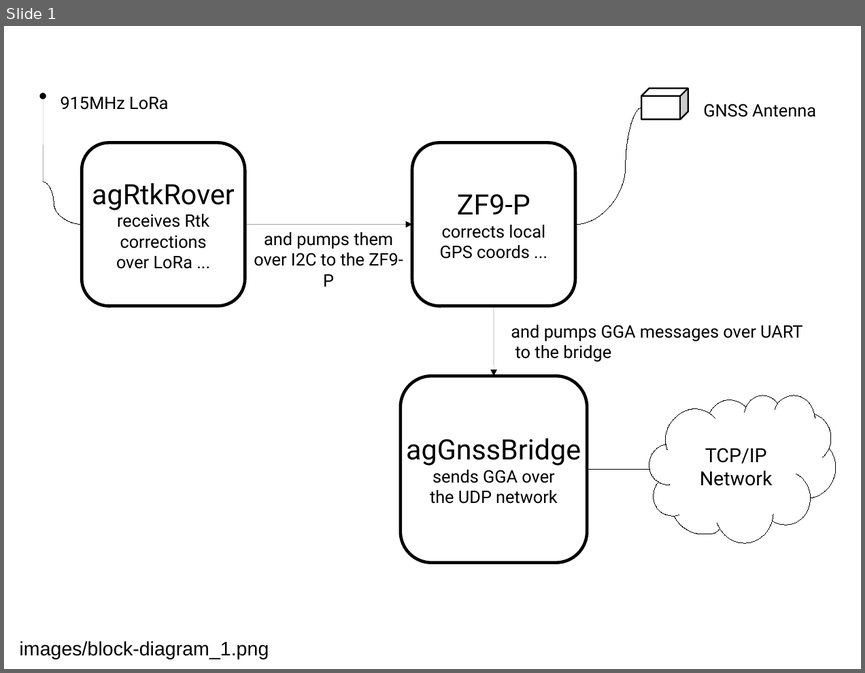
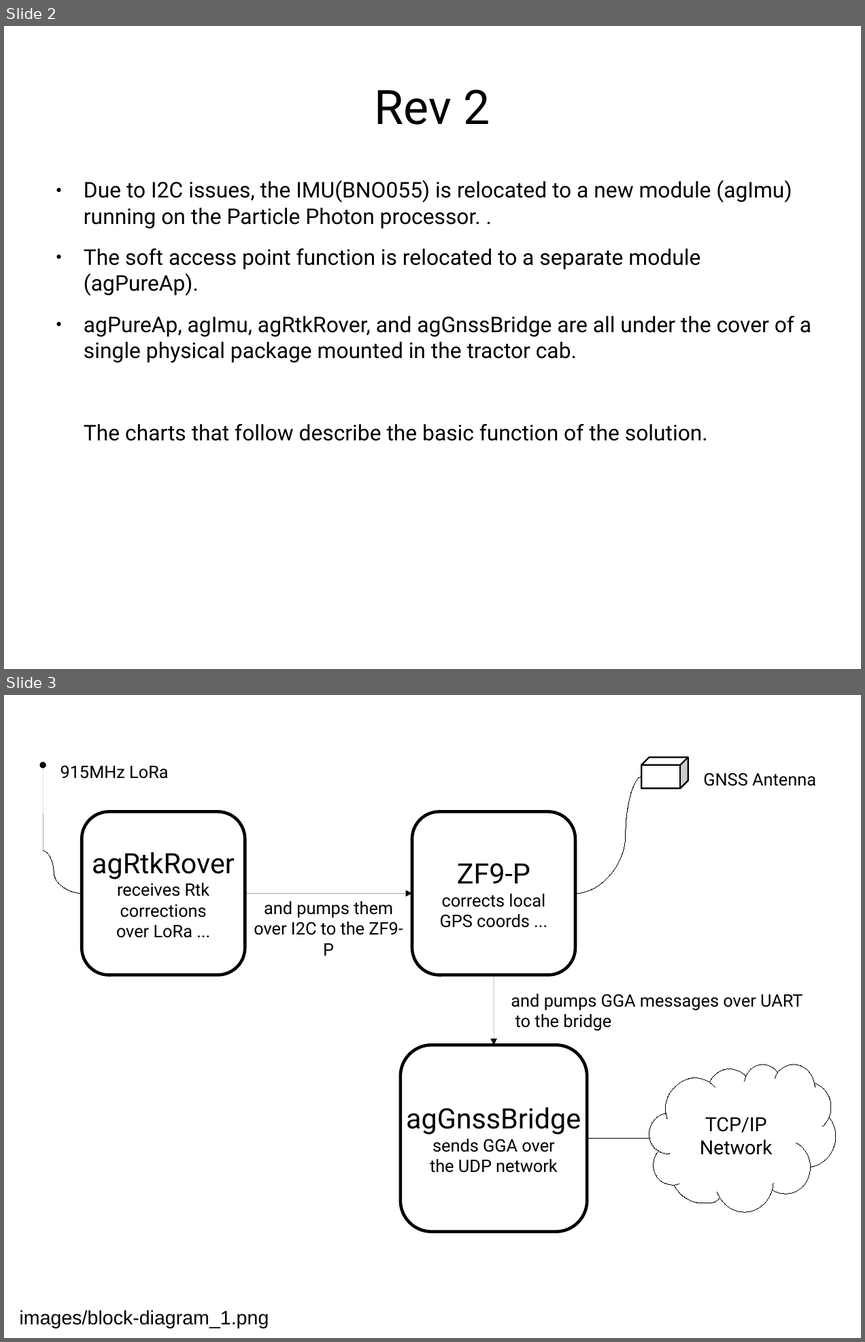
Before and after one commit to charliewprice/AgHolobox, a slide deck: assets/block-diagrams.odp. Shown one above the other, each under a label of ours: slide 1 before the commit, slides 2 and 3 after it. The pictures are 865x673 and 865x1342 pixels, drawn with LibreOffice and Linux fonts; fonts in the diff are those of the drawing. Boxes give left, top, right and bottom in pixels: in the first picture for what was removed or moved away, otherwise in the second. Text is boxed around its words. In the diff, an @@ line names an element or a change of style, - is before the commit and + after.

```diff
--- a/assets/block-diagrams.odp
+++ b/assets/block-diagrams.odp
@@ slide 2 added at (4, 26, 861, 669), background #FFFFFF @@
@@ title added at (375, 89, 490, 125), 44 pt, text #000000 @@
+Rev 2
@@ text added at (84, 180, 811, 441), 20 pt, text #000000 @@
+● Due to I2C issues, the IMU(BNO055) is relocated to a new module (agImu) running on the Particle Photon processor. .
+● The soft access point function is relocated to a separate module (agPureAp).
+● agPureAp, agImu, agRtkRover, and agGnssBridge are all under the cover of a single physical package mounted in the tractor cab.
+The charts that follow describe the basic function of the solution.
@@ what was slide 1 is now slide 3 @@
```
Also in this commit, not shown: 2 slides changed, 3 other slides added.
